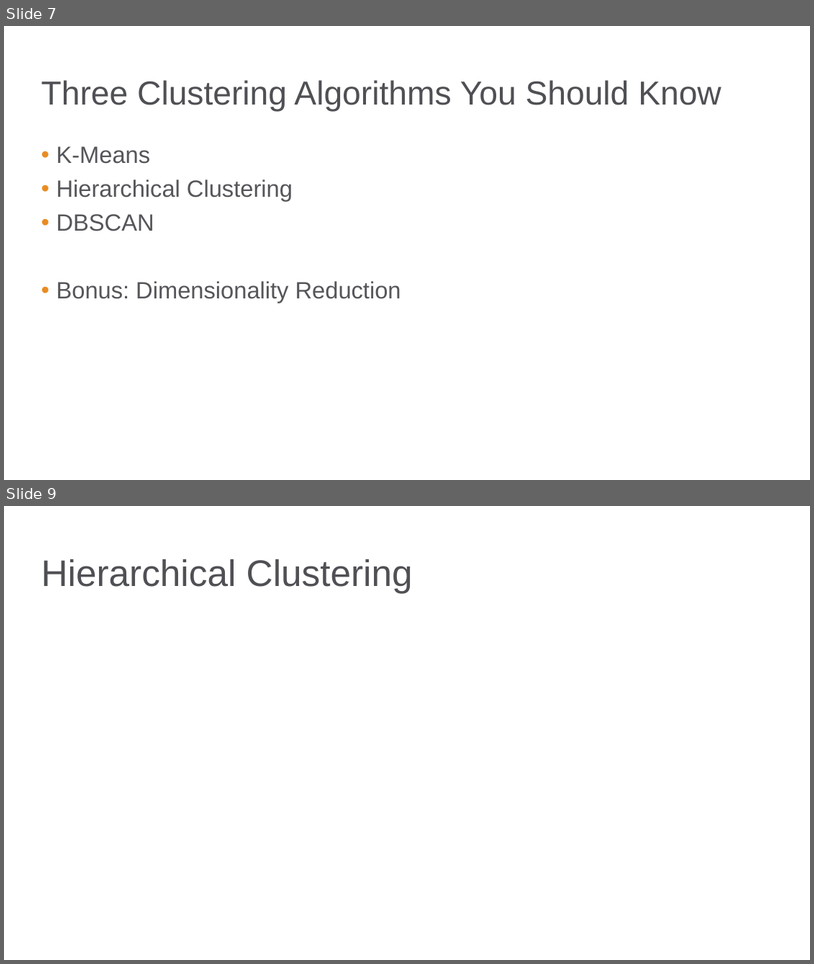
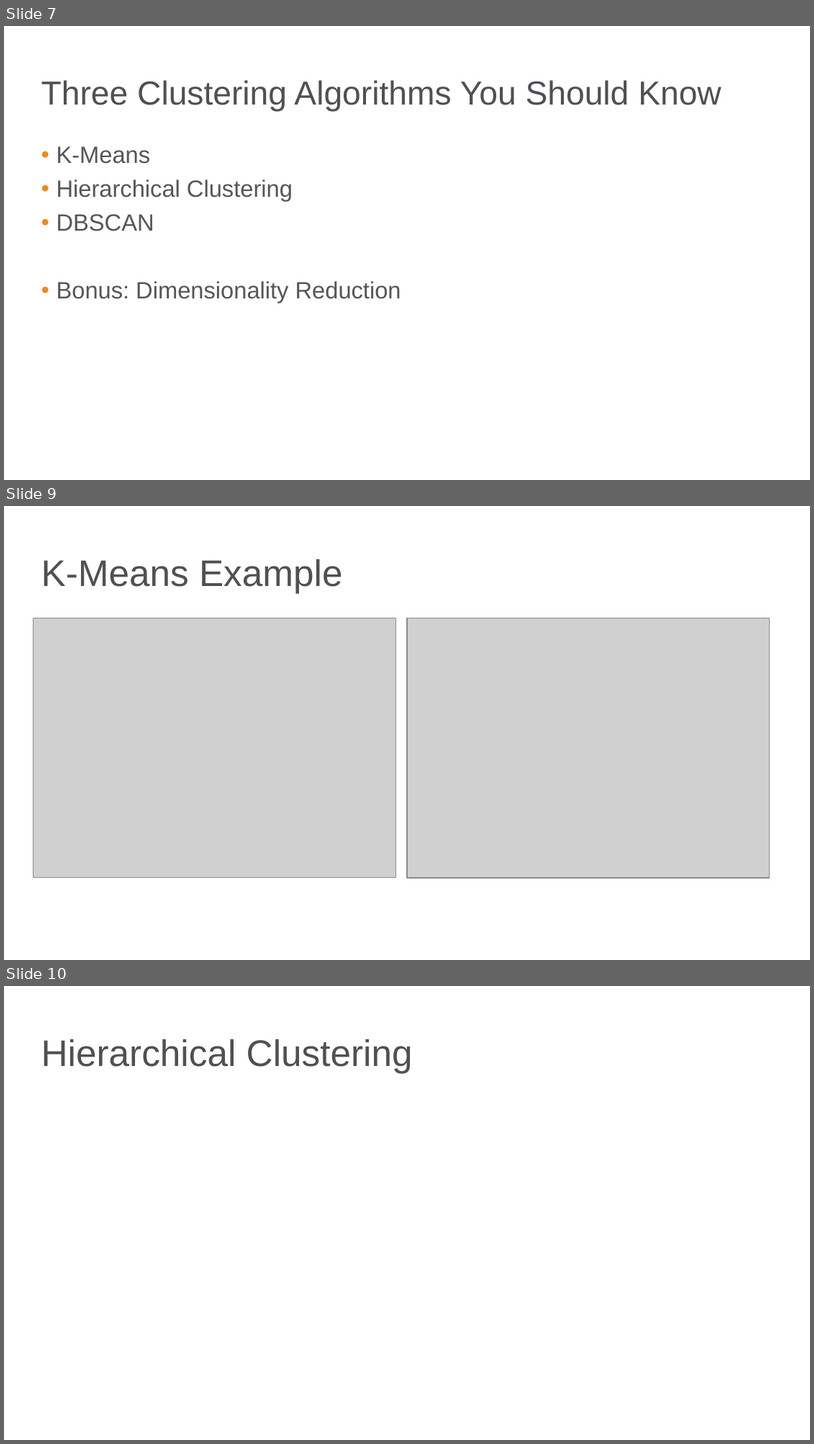
Before and after one commit to bgstieber/APRA-PD-DAS-2019, a slide deck: Generating Insights from Clustering Large Donors - BStieber APRA DAS19.pptx. Shown one above the other, each under a label of ours: slides 7 and 9 before the commit, slides 7, 9 and 10 after it; the slides between them are not shown. The pictures are 814x964 and 814x1444 pixels, drawn with LibreOffice and Linux fonts; fonts in the diff are those of the drawing; grey boxes stand for pictures; background and template pictures are left out. Boxes give left, top, right and bottom in pixels: in the first picture for what was removed or moved away, otherwise in the second. Text is boxed around its words. In the diff, an @@ line names an element or a change of style, - is before the commit and + after.

```diff
--- a/Generating Insights from Clustering Large Donors - BStieber APRA DAS19.pptx
+++ b/Generating Insights from Clustering Large Donors - BStieber APRA DAS19.pptx
@@ slide 9 added at (4, 506, 810, 960), background picture (left out) @@
@@ title added at (41, 559, 343, 593), 33 pt, text #4F5054 @@
+K-Means Example
@@ picture added at (33, 618, 396, 878) @@
@@ picture added at (407, 618, 770, 878) @@
@@ what was slide 9 is now slide 10 @@
```
Also in this commit, not shown: 5 slides changed, 1 other slide added, 1 slide removed, 1 other file.
